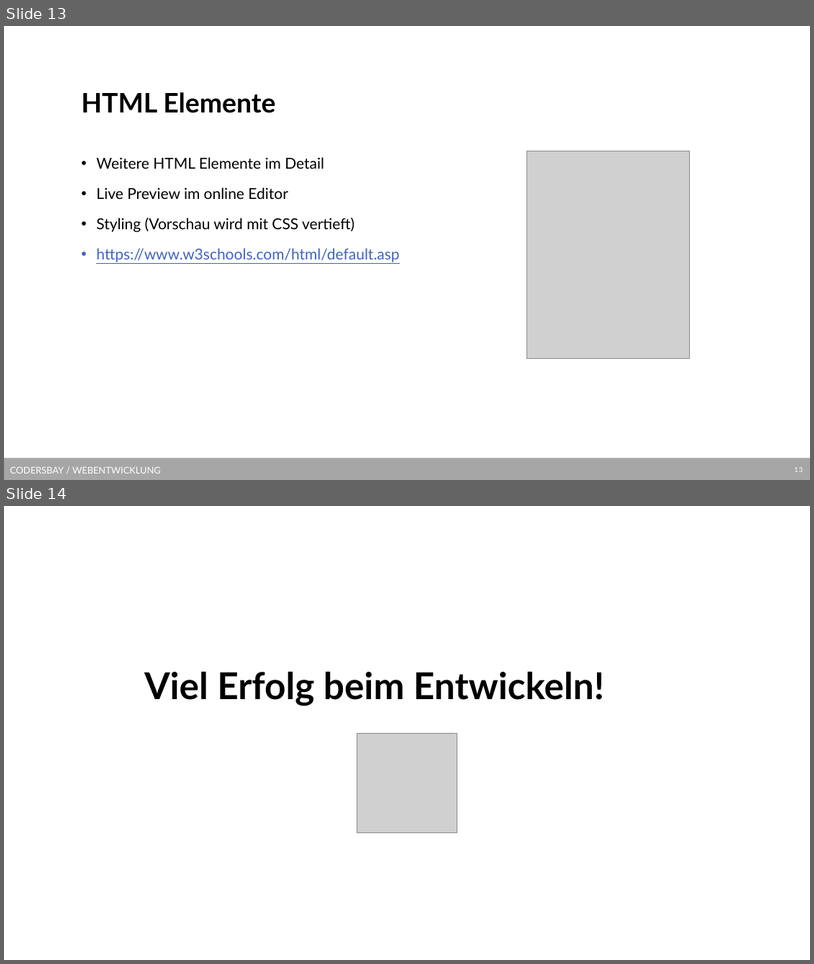
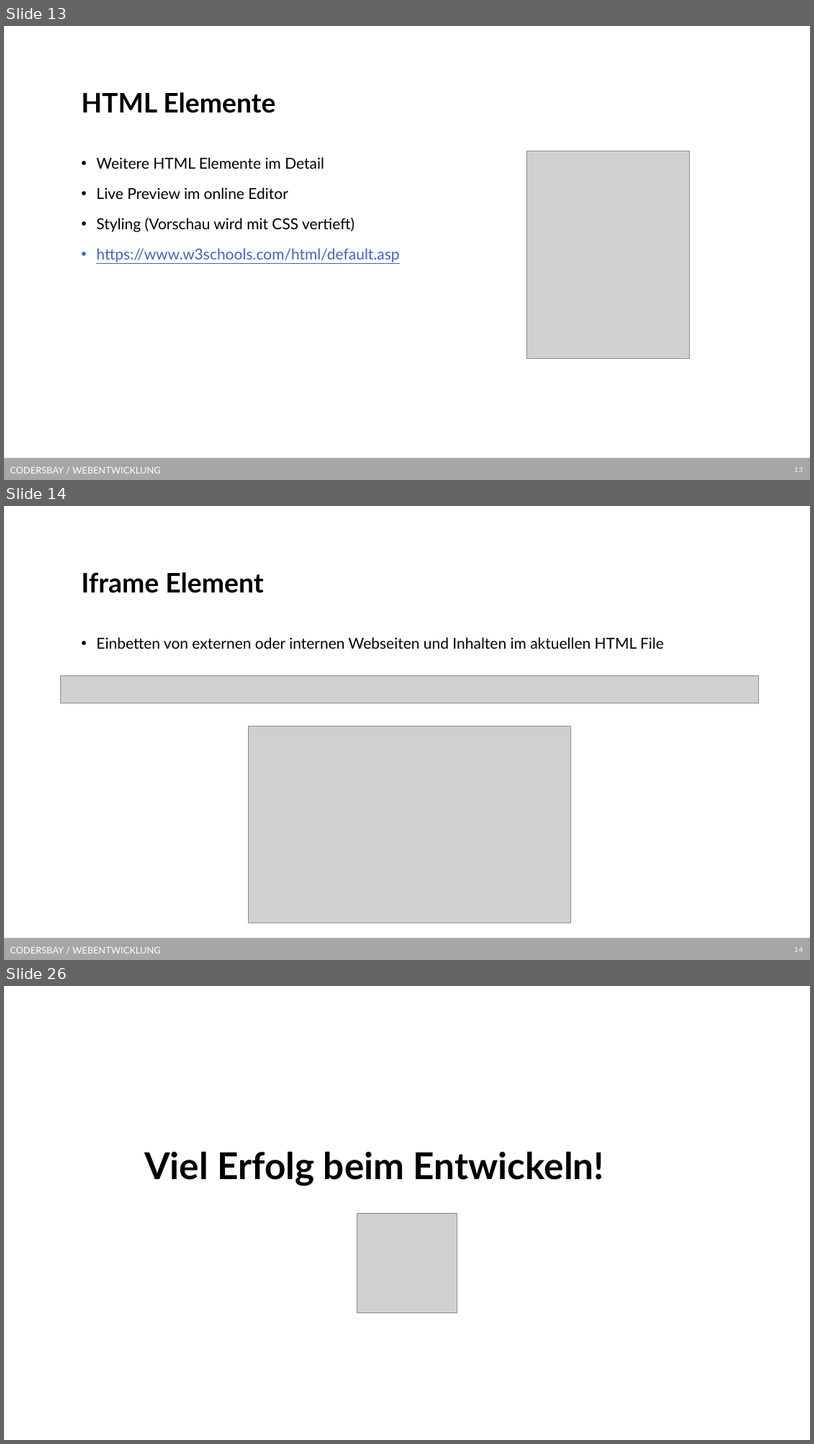
Before and after one commit to kodo89/Webentwicklung_23_24, a slide deck: 2. HTML/Slides/HTML Grundlagen.pptx. Shown one above the other, each under a label of ours: slides 13 and 14 before the commit, slides 13, 14 and 26 after it; the slides between them are not shown. The pictures are 814x964 and 814x1444 pixels, drawn with LibreOffice and Linux fonts; fonts in the diff are those of the drawing; grey boxes stand for pictures; background and template pictures are left out. Boxes give left, top, right and bottom in pixels: in the first picture for what was removed or moved away, otherwise in the second. Text is boxed around its words. In the diff, an @@ line names an element or a change of style, - is before the commit and + after.

```diff
--- a/2. HTML/Slides/HTML Grundlagen.pptx
+++ b/2. HTML/Slides/HTML Grundlagen.pptx
@@ slide 14 added at box(4, 506, 810, 960), background #FFFFFF; not listed: 2 template elements that a slide beside it also shows @@
@@ title added at box(81, 572, 264, 593), 32 pt, text #000000, bold @@
+Iframe Element
@@ text added at box(96, 637, 664, 649), 18 pt, text #000000 @@
+• Einbetten von externen oder internen Webseiten und Inhalten im aktuellen HTML File
@@ picture added at box(60, 675, 759, 703) @@
@@ picture added at box(248, 726, 571, 923) @@
@@ what was slide 14 is now slide 26 @@
```
Also in this commit, not shown: 1 slide changed, 11 other slides added, 25 other files.
